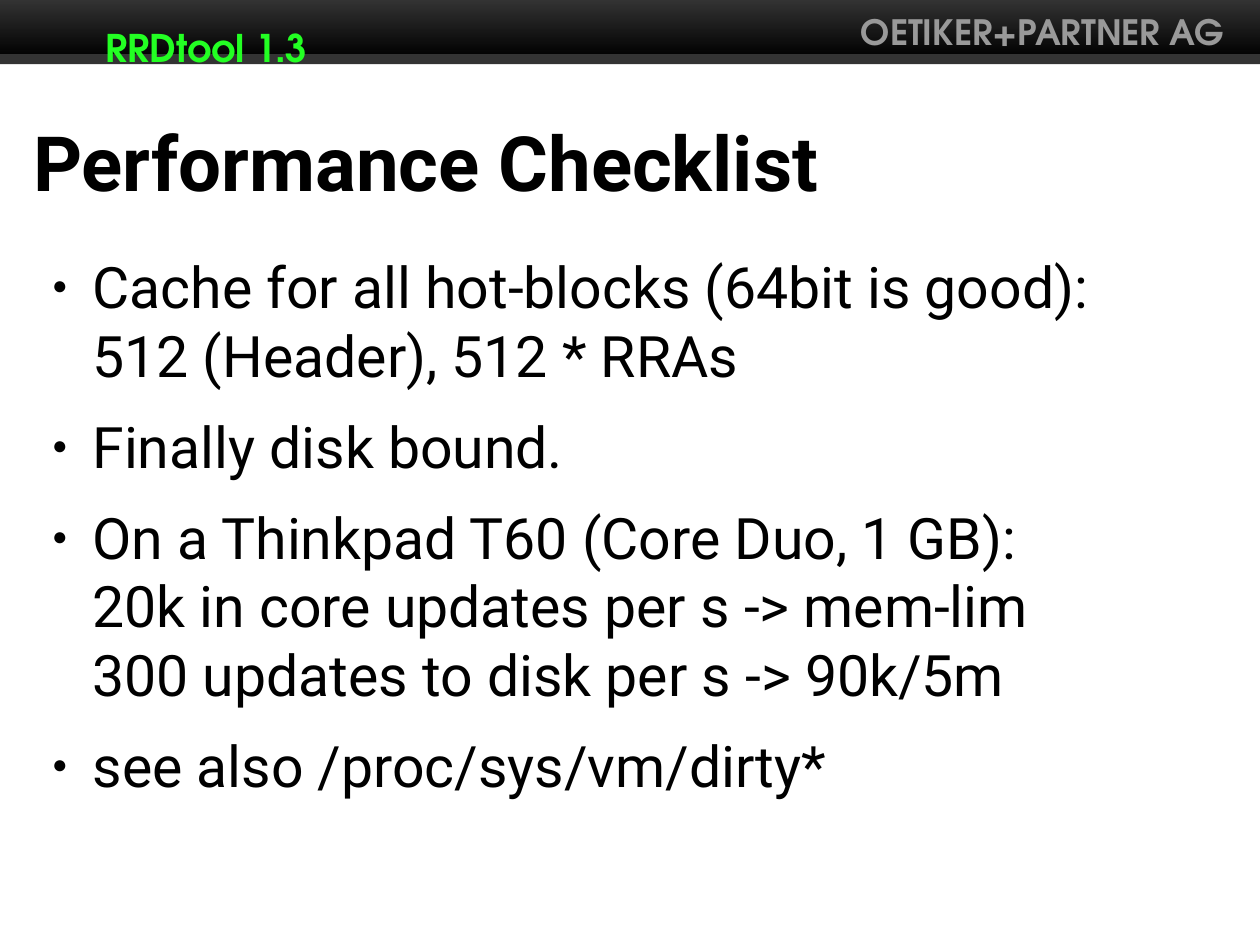
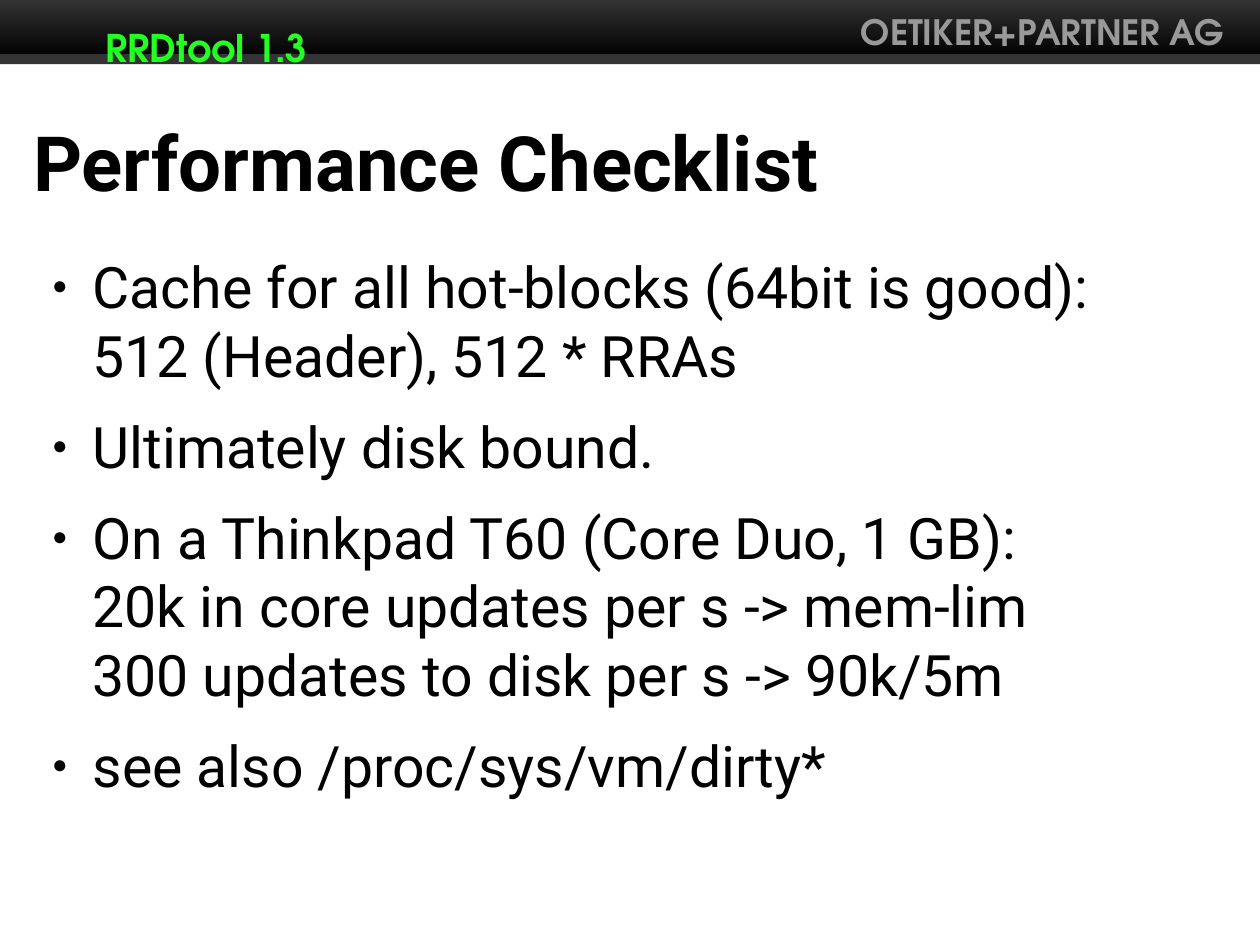
Before and after one commit to Distrotech/rrdtool, a slide deck: slide 6 of talks/rrdtool13/rrdtool13.odp. Drawn at 1260x945 pixels with LibreOffice and Linux fonts; fonts in the diff are those of the drawing. Boxes give left, top, right and bottom in pixels: in the first picture for what was removed or moved away, otherwise in the second. Text is boxed around its words. In the diff, an @@ line names an element or a change of style, - is before the commit and + after.

```diff
--- a/talks/rrdtool13/rrdtool13.odp
+++ b/talks/rrdtool13/rrdtool13.odp
@@ text at bbox=[93, 425, 655, 481]: text changed @@
-● Finally disk bound.
+● Ultimately disk bound.
```
Also in this commit, not shown: 6 other slides changed.
